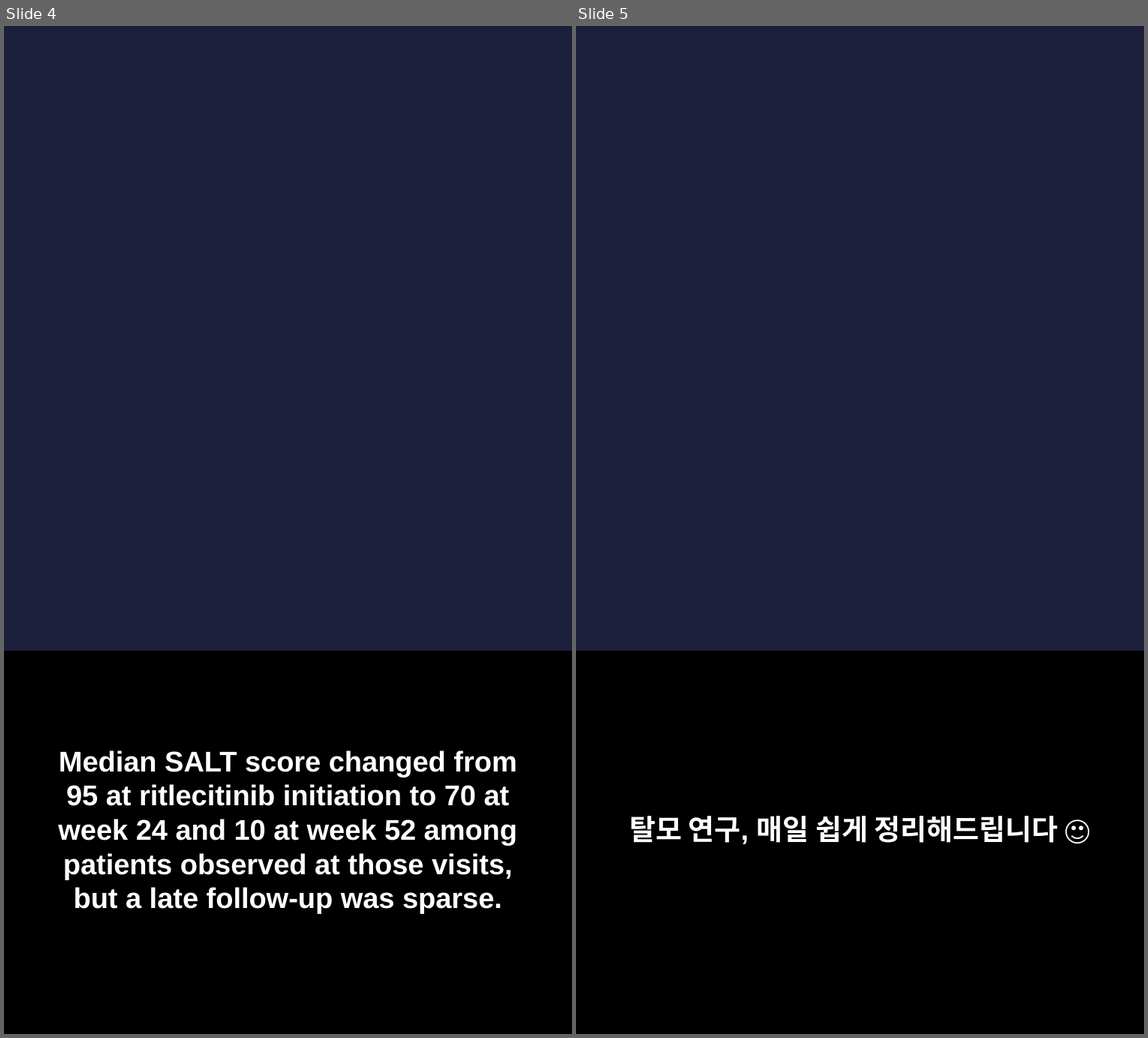
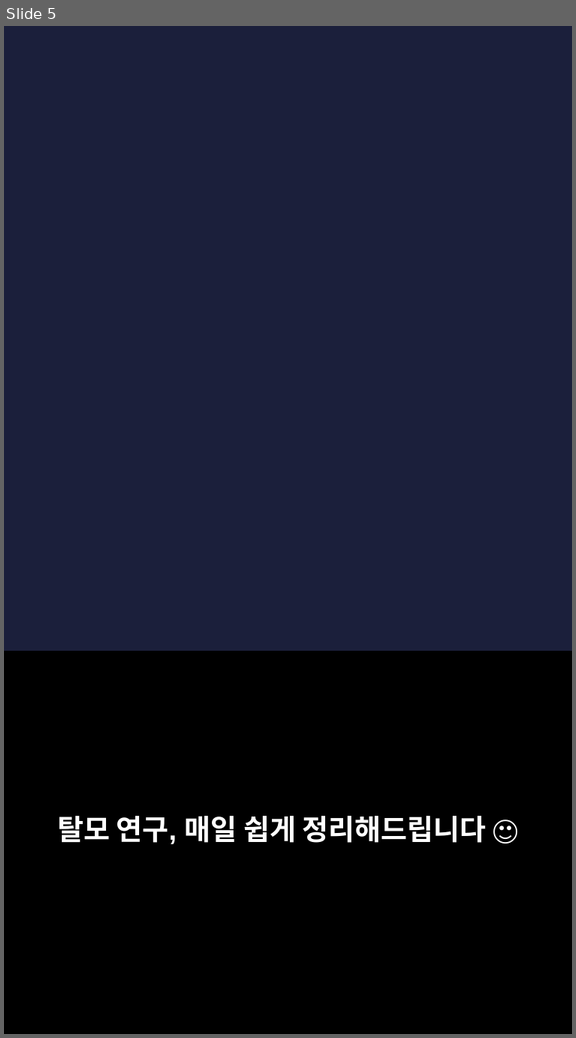
Before and after one commit to hyokang2010-BJ-ANTH/product-builder-test, a slide deck: pwa/data/latest/slides.pptx. Shown side by side, each under a label of ours: slides 4 and 5 before the commit, slide 5 after it. The pictures are 1148x1038 and 576x1038 pixels, drawn with LibreOffice and Linux fonts; fonts in the diff are those of the drawing; background and template pictures are left out. Boxes give left, top, right and bottom in pixels: in the first picture for what was removed or moved away, otherwise in the second. Text is boxed around its words. In the diff, an @@ line names an element or a change of style, - is before the commit and + after.

```diff
--- a/pwa/data/latest/slides.pptx
+++ b/pwa/data/latest/slides.pptx
@@ slide 4 removed at [4,26,572,1034], background picture (left out) @@
@@ rectangle removed at [4,652,572,1034] @@
@@ text removed at [58,750,517,913] @@
-Median SALT score changed from 95 at ritlecitinib initiation to 70 at week 24 and 10 at week 52 among patients observed at those visits, but a late follow-up was sparse.
```
Also in this commit, not shown: 6 slides changed, 2 slides added, 1 other slide removed, 26 other files.
